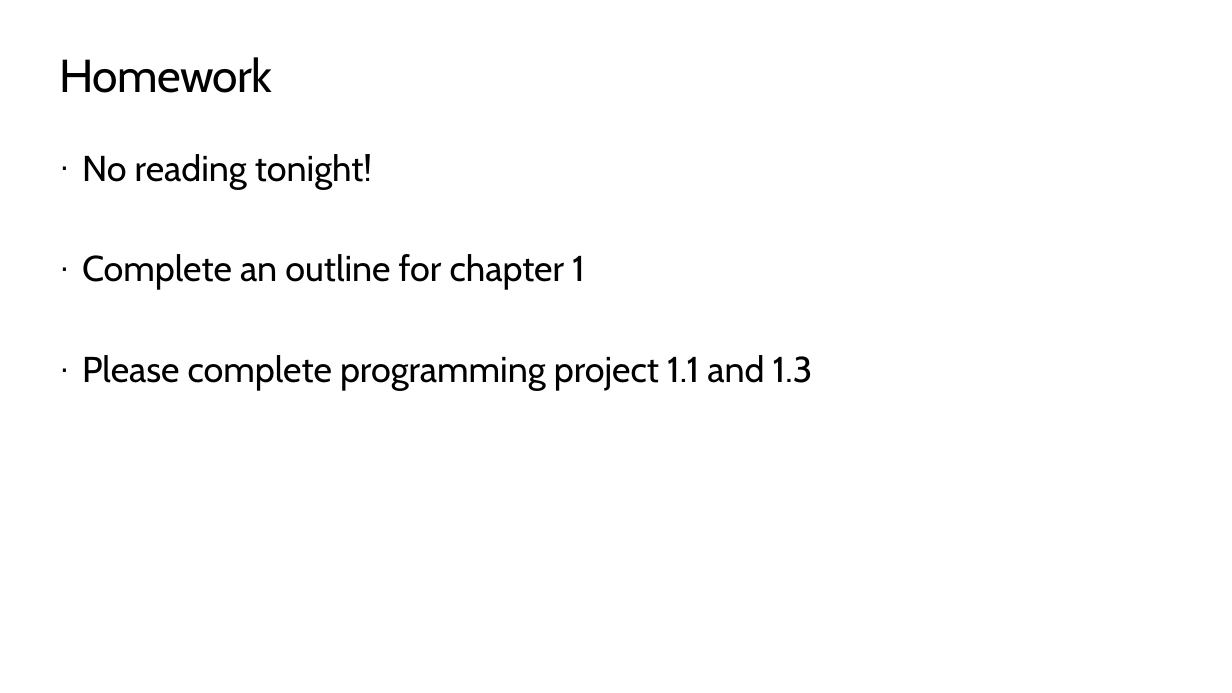
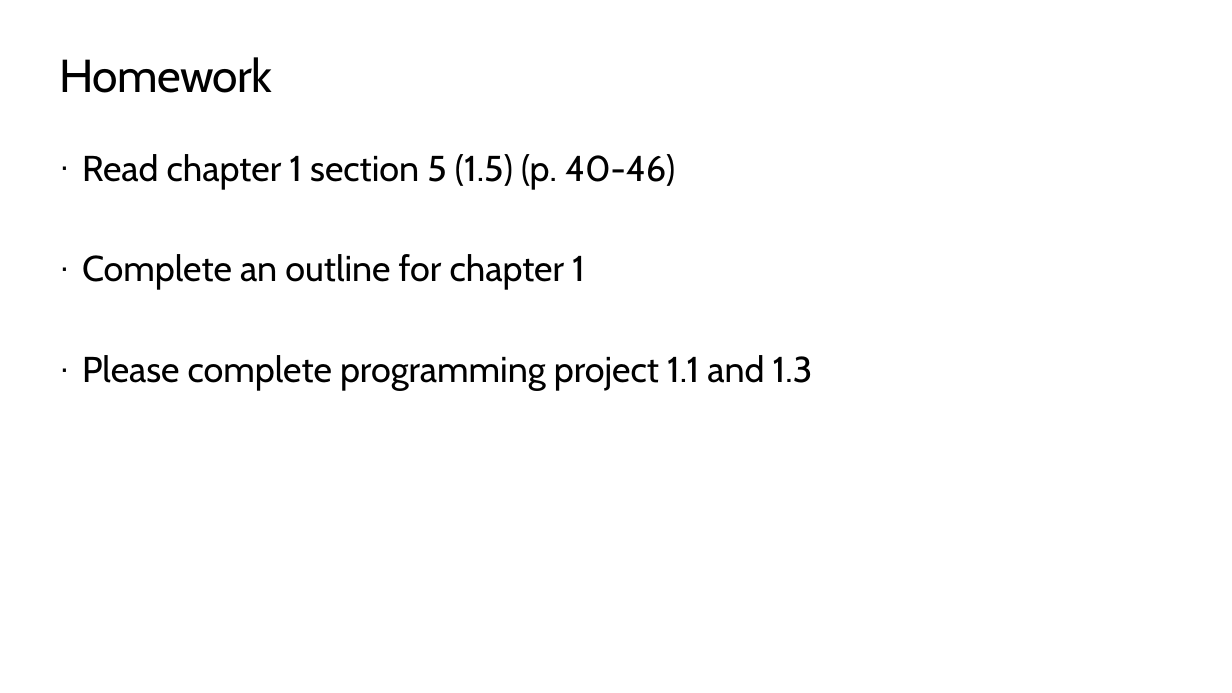
Before and after one commit to TEALSK12/apcsa-public, a slide deck: slide 80 of curriculum/Unit1/Unit1.pptx. Drawn at 1232x693 pixels with LibreOffice and Linux fonts; fonts in the diff are those of the drawing; background and template pictures are left out. Boxes give left, top, right and bottom in pixels: in the first picture for what was removed or moved away, otherwise in the second. Text is boxed around its words. In the diff, an @@ line names an element or a change of style, - is before the commit and + after.

Commit message:
Updated reading assignments in unit 1-4 ppts

```diff
--- a/curriculum/Unit1/Unit1.pptx
+++ b/curriculum/Unit1/Unit1.pptx
@@ text at bbox=[82, 154, 675, 189]: text changed @@
-· No reading tonight!
+· Read chapter 1 section 5 (1.5) (p. 40-46)
```
Also in this commit, not shown: 5 other slides changed, 2 other files.
